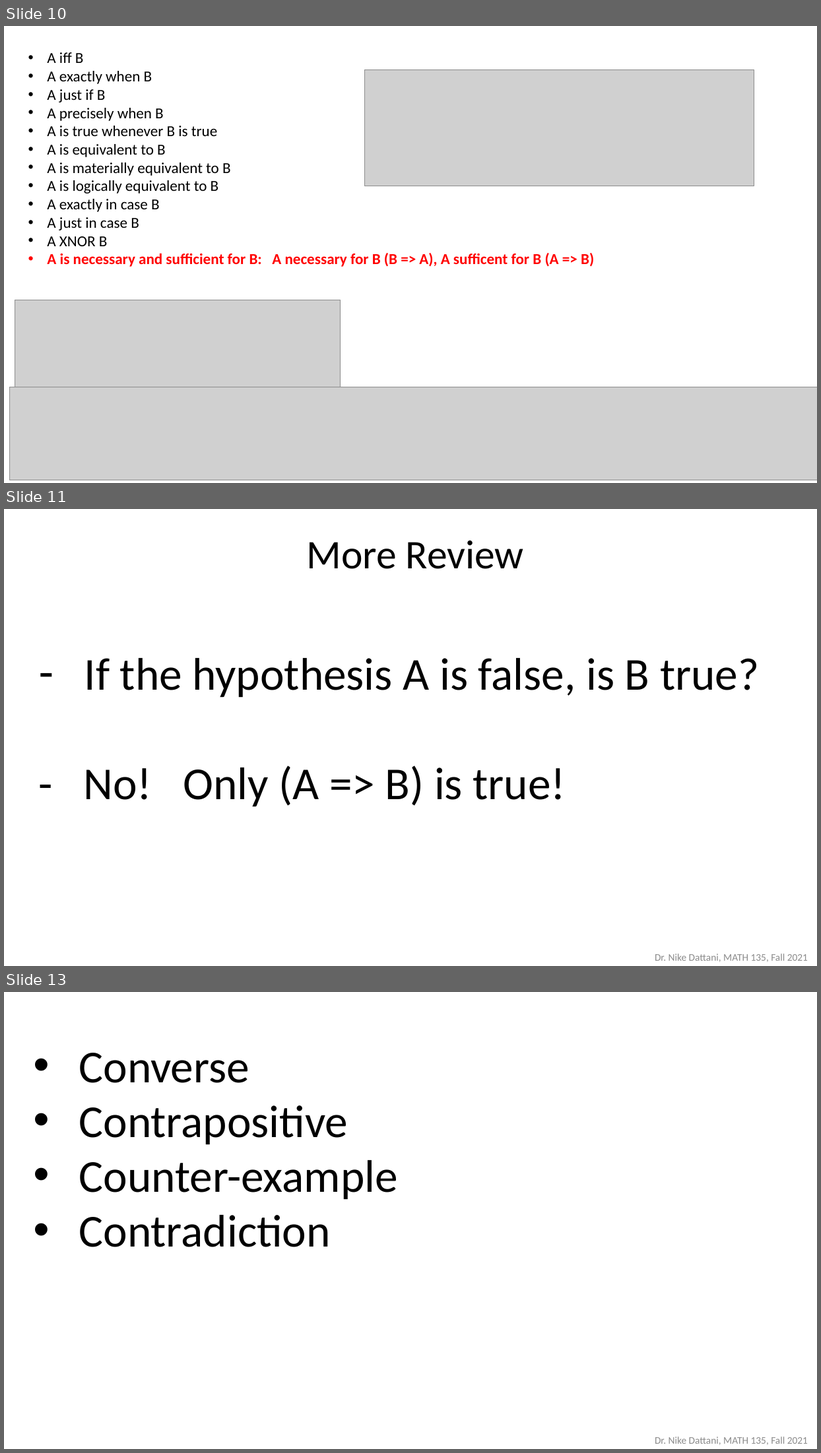
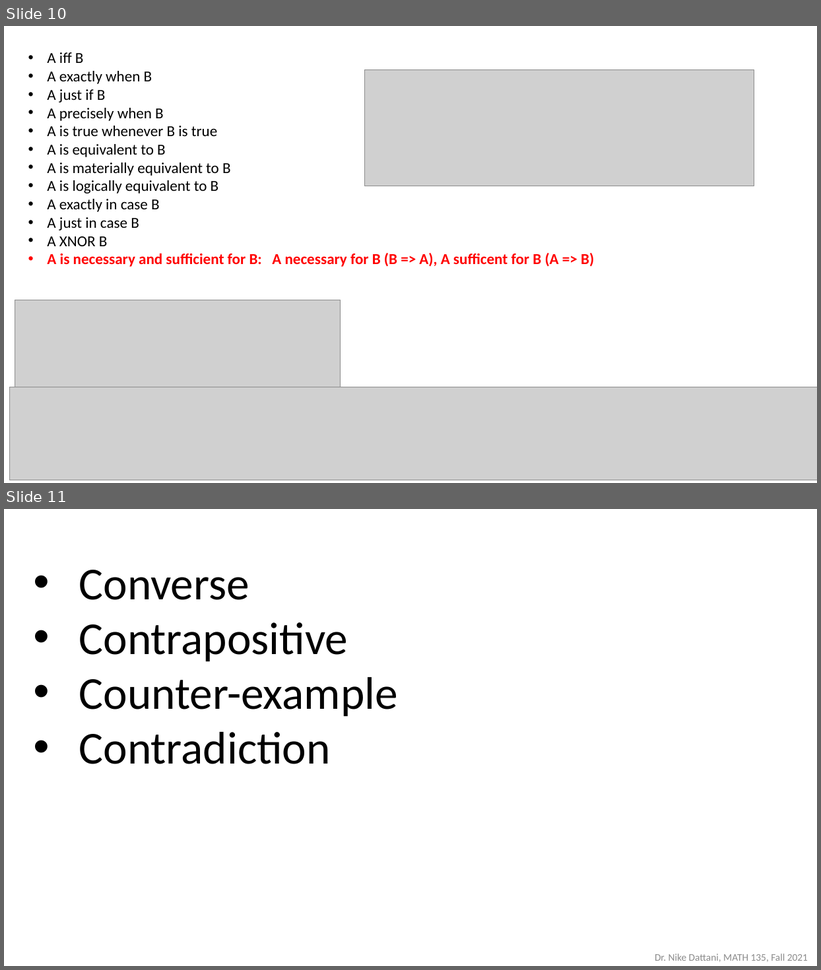
Before and after one commit to ndattani/Lecture_Notes, a slide deck: University_of_Waterloo/Fall_2021/MATH135/UW_Fall2021_MATH135_Lecture7.pptx. Shown one above the other, each under a label of ours: slides 10, 11 and 13 before the commit, slides 10 and 11 after it; the slides between them are not shown. The pictures are 821x1453 and 821x970 pixels, drawn with LibreOffice and Linux fonts; fonts in the diff are those of the drawing; grey boxes stand for pictures. Boxes give left, top, right and bottom in pixels: in the first picture for what was removed or moved away, otherwise in the second. Text is boxed around its words. In the diff, an @@ line names an element or a change of style, - is before the commit and + after.

```diff
--- a/University_of_Waterloo/Fall_2021/MATH135/UW_Fall2021_MATH135_Lecture7.pptx
+++ b/University_of_Waterloo/Fall_2021/MATH135/UW_Fall2021_MATH135_Lecture7.pptx
@@ slide 11 removed at (4, 509, 817, 966), background #FFFFFF @@
@@ text removed at (307, 540, 524, 569) @@
-  More Review
@@ rectangle removed at (160, 631, 646, 684) @@
@@ text removed at (84, 658, 759, 807) @@
-– If the hypothesis A is false, is B true?
-- No! Only (A => B) is true!
@@ rectangle removed at (330, 833, 359, 851) @@
@@ rectangle removed at (395, 834, 424, 851) @@
@@ rectangle removed at (502, 833, 531, 851) @@
@@ rectangle removed at (330, 855, 359, 873) @@
@@ rectangle removed at (393, 855, 422, 873) @@
@@ rectangle removed at (507, 854, 535, 872) @@
@@ rectangle removed at (330, 876, 359, 892) @@
@@ rectangle removed at (395, 875, 424, 892) @@
@@ rectangle removed at (502, 875, 531, 893) @@
@@ rectangle removed at (329, 896, 358, 914) @@
@@ rectangle removed at (403, 896, 431, 914) @@
@@ rectangle removed at (507, 898, 535, 916) @@
@@ text removed at (655, 954, 808, 962) @@
-Dr. Nike Dattani, MATH 135, Fall 2021
@@ what was slide 13 is now slide 11 @@
```
Also in this commit, not shown: 1 slide changed, 1 other slide removed, 5 other files.
